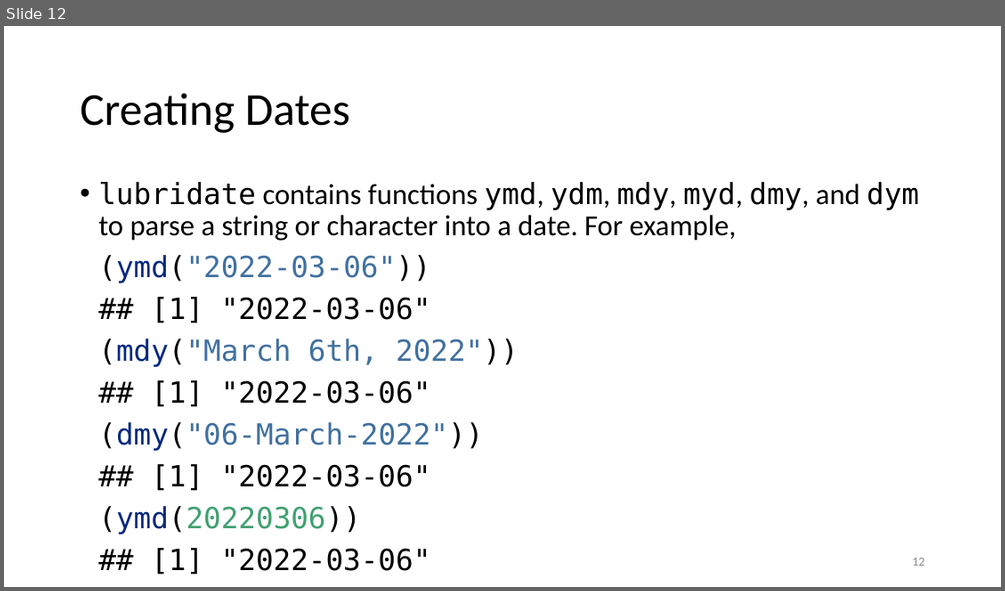
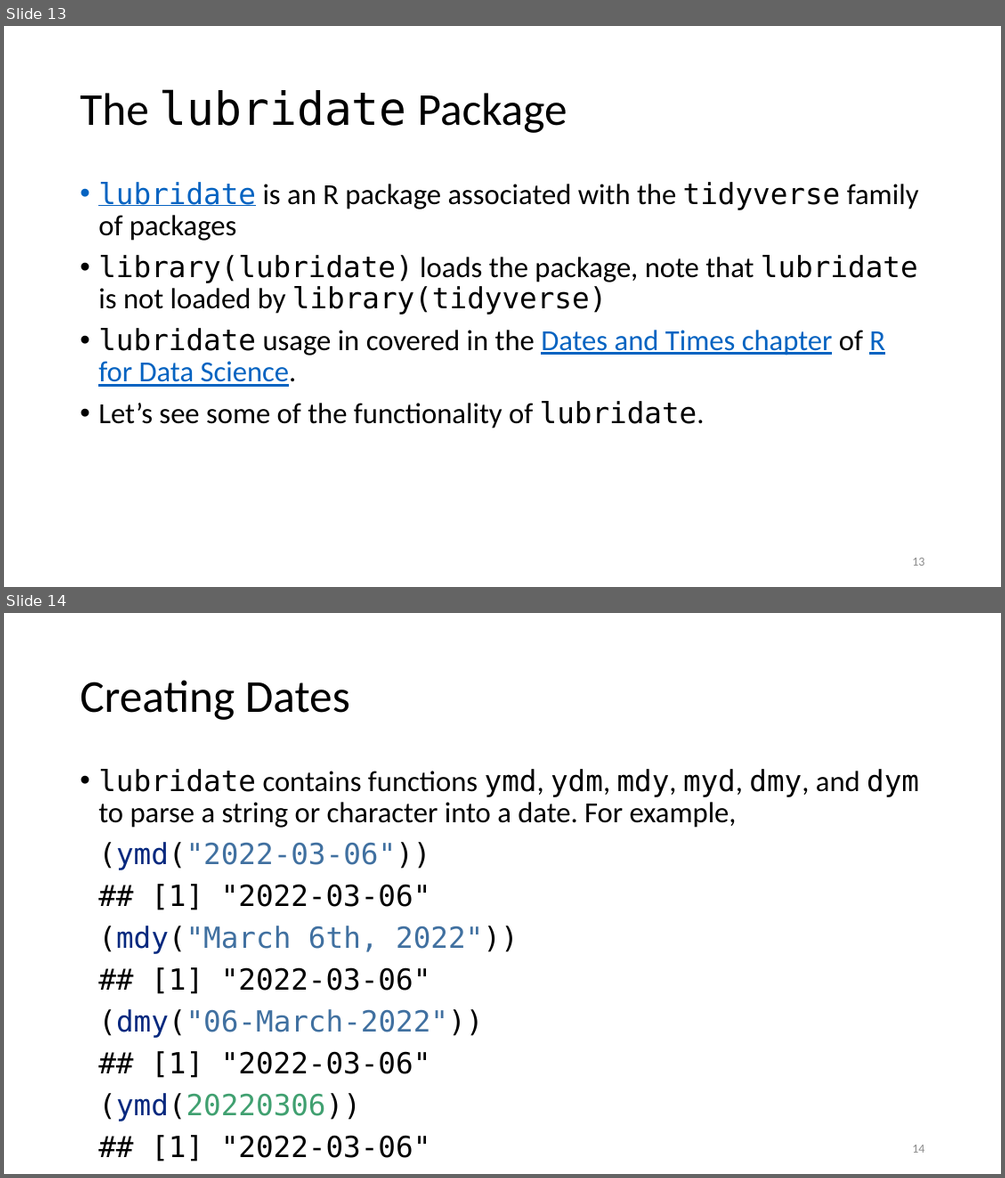
Before and after one commit to jmgraham30/SWBmodules, a slide deck: slides/dates_times_with_r.pptx. Shown one above the other, each under a label of ours: slide 12 before the commit, slides 13 and 14 after it. The pictures are 1005x591 and 1005x1178 pixels, drawn with LibreOffice and Linux fonts; fonts in the diff are those of the drawing. Boxes give left, top, right and bottom in pixels: in the first picture for what was removed or moved away, otherwise in the second. Text is boxed around its words. In the diff, an @@ line names an element or a change of style, - is before the commit and + after.

```diff
--- a/slides/dates_times_with_r.pptx
+++ b/slides/dates_times_with_r.pptx
@@ slide 13 added at box(4, 26, 1001, 587), background #FFFFFF @@
@@ title added at box(80, 89, 567, 133), 44 pt, text #000000 @@
+The lubridate Package
@@ text added at box(98, 182, 919, 428), 28 pt, text #000000 @@
+• lubridate is an R package associated with the tidyverse family of packages
+• library(lubridate) loads the package, note that lubridate is not loaded by library(tidyverse)
+• lubridate usage in covered in the Dates and Times chapter of R for Data Science.
+• Let’s see some of the functionality of lubridate.
@@ page number added at box(912, 557, 924, 565), 12 pt, text #8C8C8C @@
+13
@@ what was slide 12 is now slide 14 @@
@@ page number at box(912, 1144, 924, 1152): text changed @@
-12
+14
```
Also in this commit, not shown: 5 slides changed, 4 other slides added, 2 other files.
